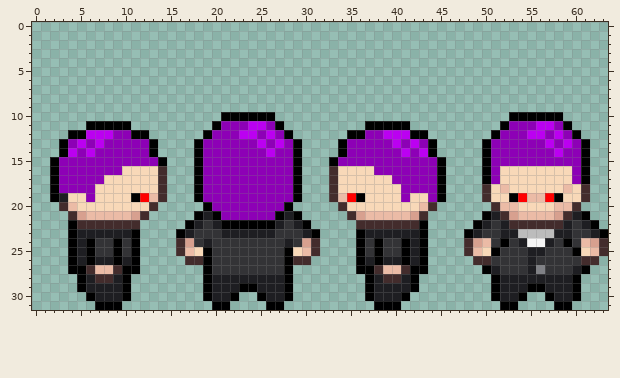
Pixel-art sprite: docs/artbible/npcs/evil2.png. This is how it looked before the edit.
The file is 64x32 pixels.
Once edited:
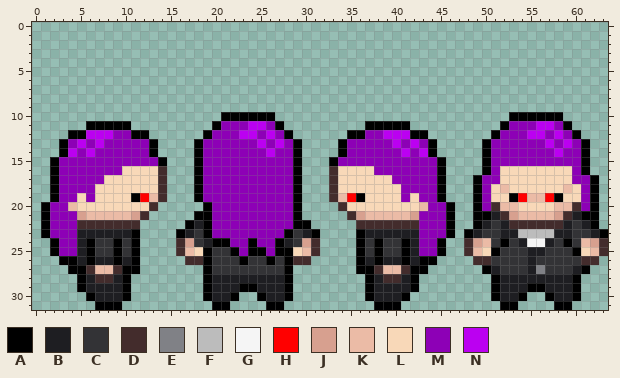
Palette (. is transparent): A #000000  B #1e1e22  C #333336  D #432c2c  E #808186  F #bcbcbc  G #f5f5f5  H #ff0000  J #d7a08f  K #ebbba6  L #f8d8b8  M #8d00b6  N #bb00f1
The edit:
The edit adds colour A in rows 17 to 19 at x 49 and 62; in row 20 at x 1, 29, 46, 49 and 62; in row 21 at x 1, 46, 49 and 62; in rows 22 to 23 at x 1 and 46; in rows 24 to 25 at x 2 and 45; in row 26 at x 3 and 44.
Colour B gives way to colour A in row 21 at x 19; in row 22 at x 29.
Colour C gives way to colour A in row 22 at x 19; in row 23 at x 19 and 28; in row 24 at x 20 to 21, 24 and 27; in row 25 at x 22, 24 to 25 and 27; in row 26 at x 23 and 26.
The edit adds colour M in row 20 at x 2, 45, 50 and 61; in rows 21 to 23 at x 2 to 3 and 44 to 45; in rows 24 to 25 at x 3 and 44.
Colour A gives way to colour M in row 17 at x 50 and 61; in row 20 at x 28; in row 21 at x 20 and 27; in row 22 at x 4, 21 to 26 and 43; in rows 23 to 25 at x 4 and 43.
Colour B gives way to colour M in row 19 at x 3; in row 21 at x 28; in row 22 at x 20 and 27; in row 23 at x 21 to 26.
Colour C gives way to colour M in row 22 at x 28; in row 23 at x 20 and 27; in row 24 at x 22 to 23 and 25 to 26; in row 25 at x 23 and 26.
Colour D gives way to colour M in rows 18 to 19 at x 50 and 61; in row 20 at x 3 and 44; in row 21 at x 4 and 43.
Colour L gives way to colour M in row 19 at x 4 and 43.
